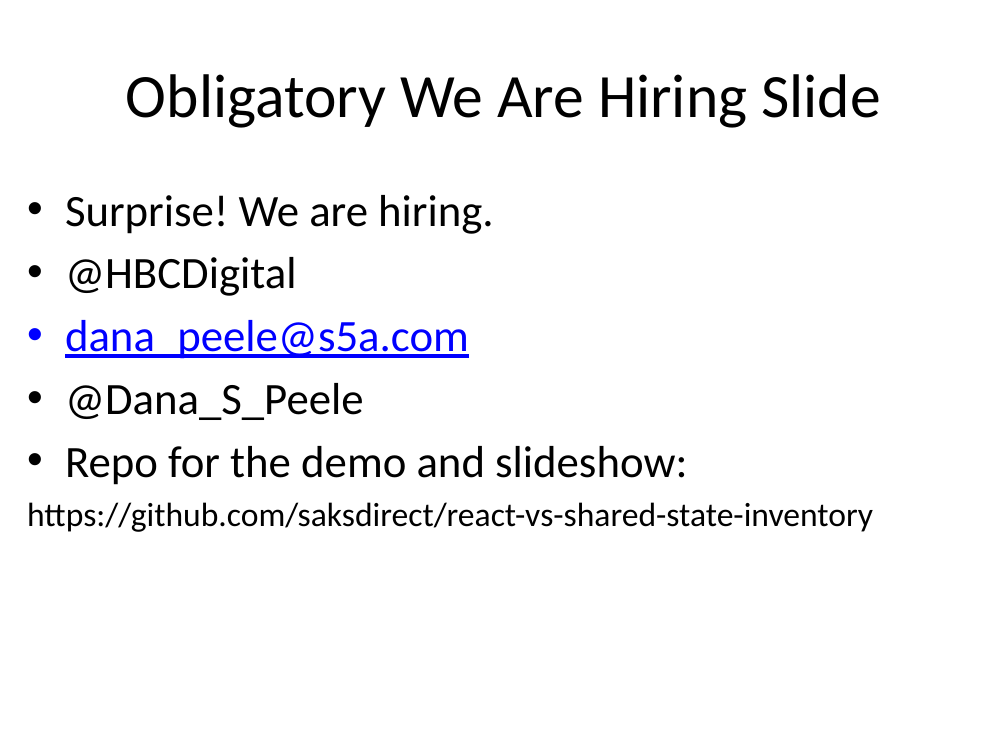
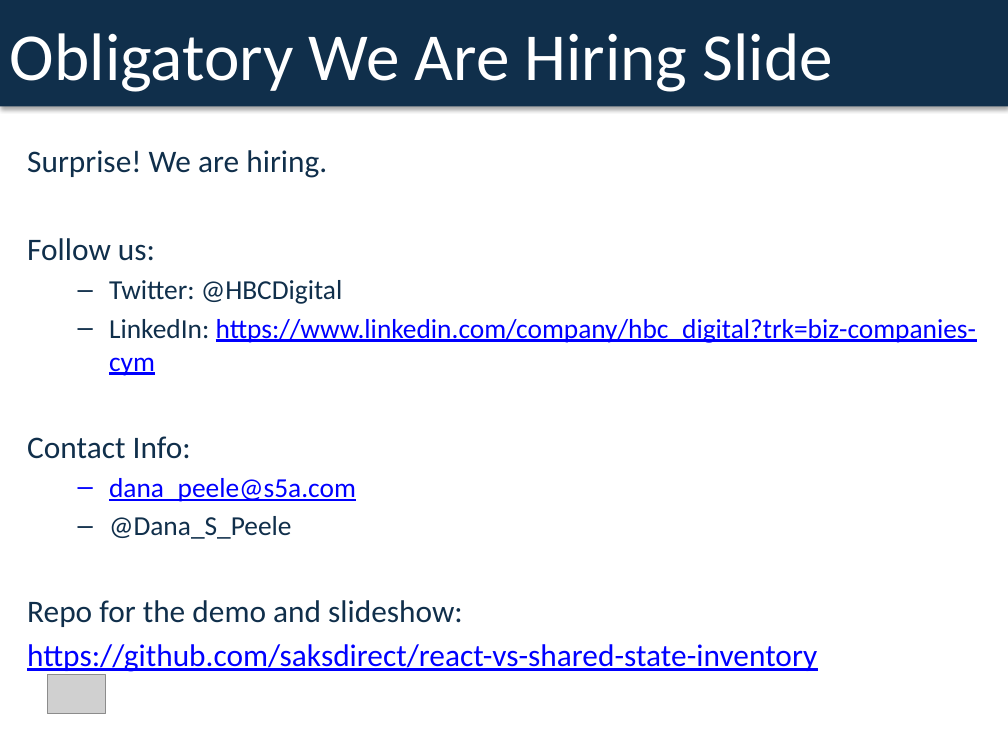
Before and after one commit to dspeele/react-vs-shared-state-inventory, a slide deck: slide 14 of React Vs Shared State Deck.pptx (slide 15 before the commit). Drawn at 1008x756 pixels with LibreOffice and Linux fonts; fonts in the diff are those of the drawing; grey boxes stand for pictures. Boxes give left, top, right and bottom in pixels: in the first picture for what was removed or moved away, otherwise in the second. Text is boxed around its words. In the diff, an @@ line names an element or a change of style, - is before the commit and + after.

```diff
--- a/React Vs Shared State Deck.pptx
+++ b/React Vs Shared State Deck.pptx
@@ rectangle "Obligatory We Are Hiring Slide" resized from (x1=126, y1=74, x2=880, y2=128) to (x1=0, y1=0, x2=1008, y2=106) @@
@@ rectangle "Obligatory We Are Hiring Slide" at (x1=0, y1=0, x2=1008, y2=106): size 44 to 48 pt, text colour #000000 to #FFFFFF; alignment centre to left; fill none to #102F4B; shadow on @@
@@ text "Surprise! We are hiring." moved from (x1=27, y1=195, x2=873, y2=532) to (x1=27, y1=150, x2=976, y2=672) @@
@@ text at (x1=27, y1=150, x2=817, y2=672): size 32 to 22.4 pt in "Surprise! We are hiring.", "Repo for the demo and slideshow:"; text colour #000000 to #102F4B in "Surprise! We are hiring.", "@Dana_S_Peele", "Repo for the demo and slideshow:"; size 32 to 19.6 pt in "dana_peele@s5a.com", "@Dana_S_Peele"; size 24 to 22.4 pt, text colour #000000 to #0000FF, underline on in "https://github.com/saksdirect/react-vs-shared-state-inventor ..."; bullet • to none; less space between paragraphs; bullet • to –; list level 1 to 2 in "dana_peele@s5a.com"; list level 1 to 2 in "@Dana_S_Peele" @@
@@ text at (x1=27, y1=238, x2=976, y2=459): text changed; size 32 to 19.6 pt; text colour #000000 to #0000FF @@
-• @HBCDigital
+Follow us:
+  – Twitter: @HBCDigital
+  – LinkedIn: https://www.linkedin.com/company/hbc_digital?trk=biz-companies-cym
+Contact Info:
@@ picture added at (x1=47, y1=674, x2=106, y2=714) @@
```
Also in this commit, not shown: 11 other slides changed, 2 slides added, 3 slides removed.
